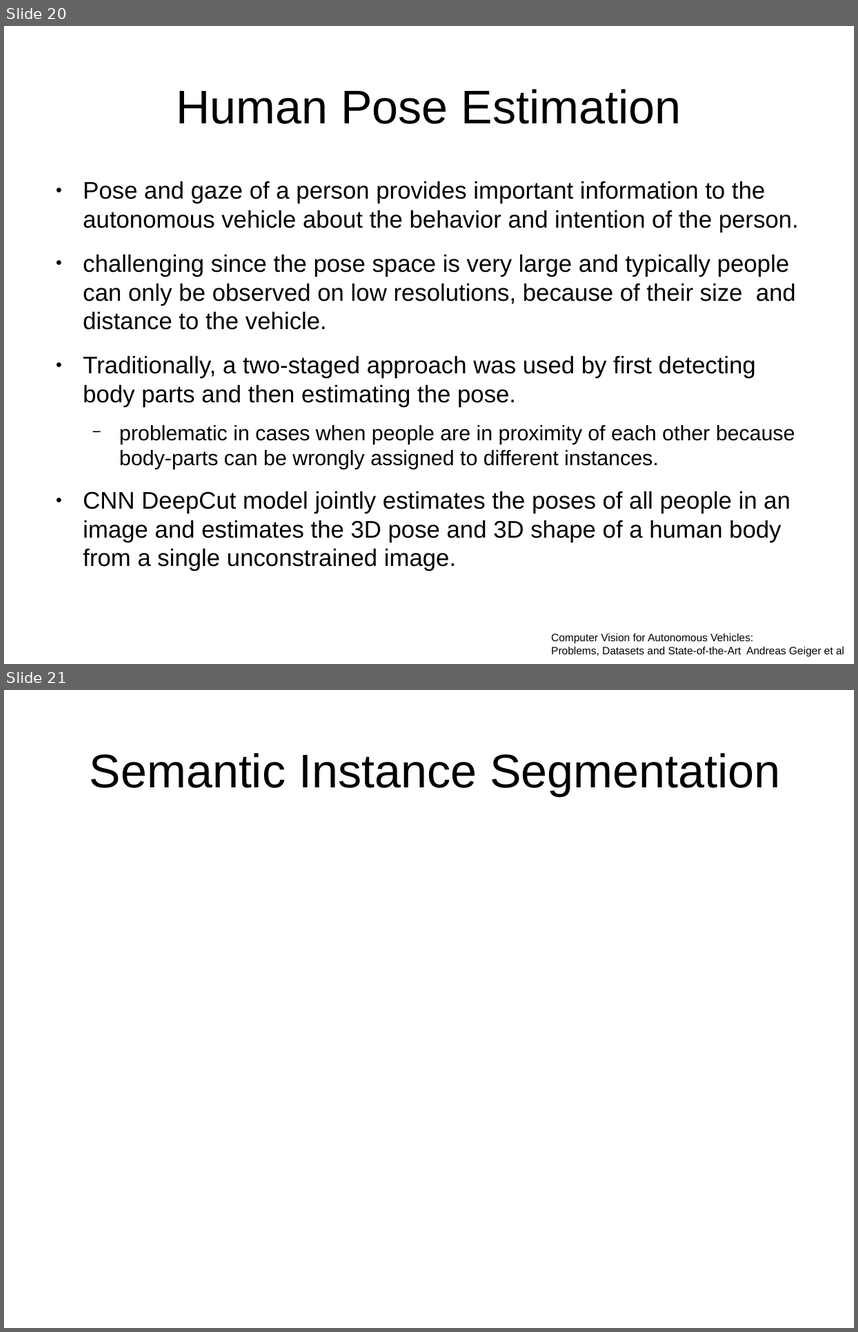
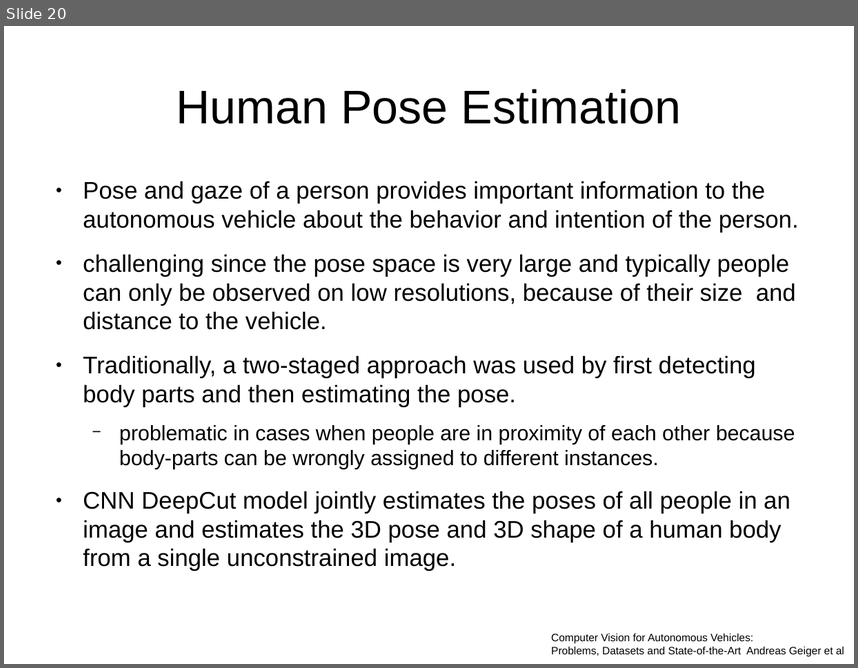
Before and after one commit to ftranghese/EC601-Fall2017-Seamless-Track-Detection, a slide deck: State_of_the_Arts_pres.odp. Shown one above the other, each under a label of ours: slides 20 and 21 before the commit, slide 20 after it. The pictures are 858x1332 and 858x668 pixels, drawn with LibreOffice and Linux fonts; fonts in the diff are those of the drawing. Boxes give left, top, right and bottom in pixels: in the first picture for what was removed or moved away, otherwise in the second. Text is boxed around its words. In the diff, an @@ line names an element or a change of style, - is before the commit and + after.

```diff
--- a/State_of_the_Arts_pres.odp
+++ b/State_of_the_Arts_pres.odp
@@ slide 21 removed at (x1=4, y1=690, x2=854, y2=1328), background #FFFFFF @@
@@ title removed at (x1=90, y1=753, x2=780, y2=796) @@
-Semantic Instance Segmentation
```
Also in this commit, not shown: 2 slides added.
